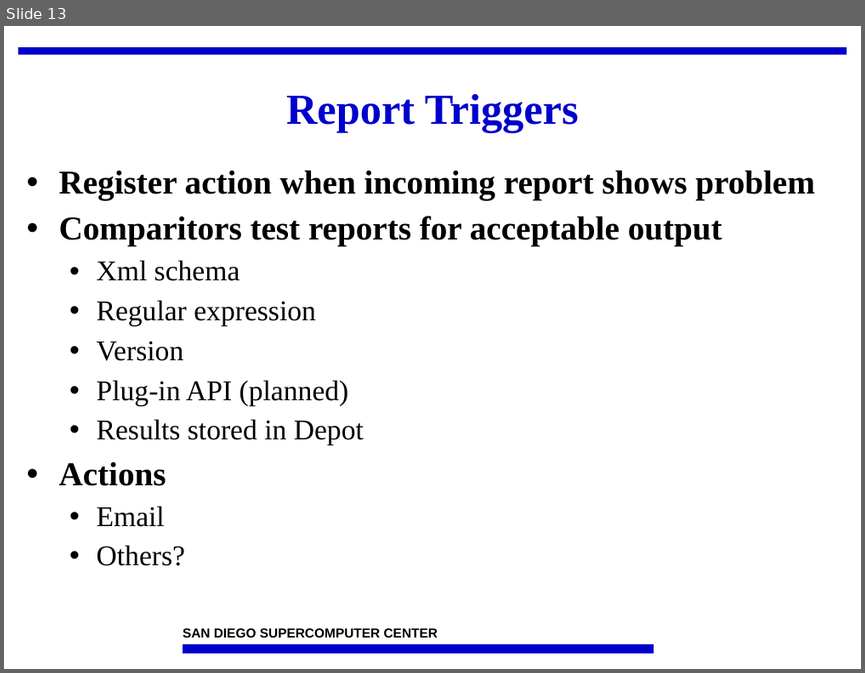
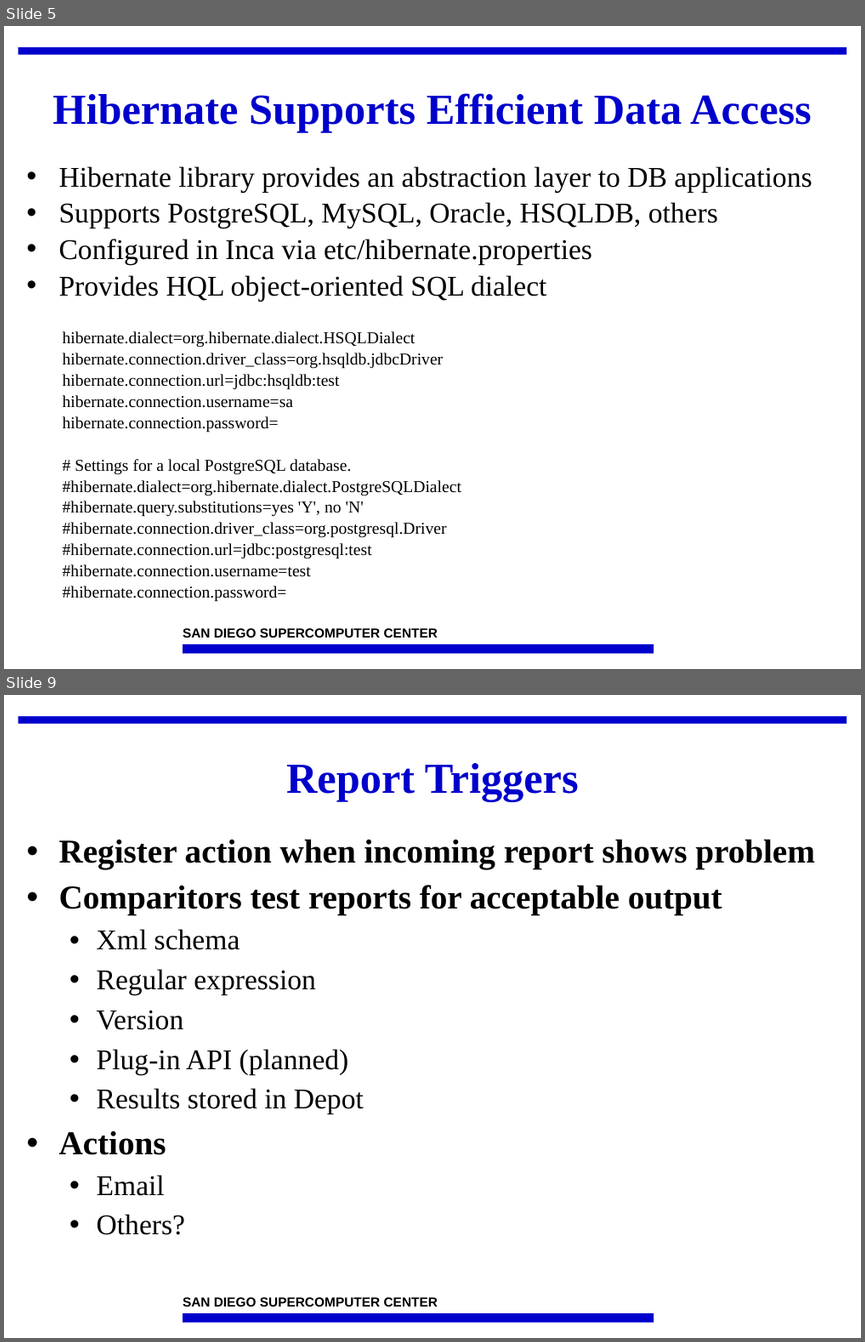
Before and after one commit to IncaProject/inca-xsede, a slide deck: talks/2008workshop/depot.ppt. Shown one above the other, each under a label of ours: slide 13 before the commit, slides 5 and 9 after it; the slides between them are not shown. The pictures are 865x673 and 865x1342 pixels, drawn with LibreOffice and Linux fonts; fonts in the diff are those of the drawing; background and template pictures are left out. Boxes give left, top, right and bottom in pixels: in the first picture for what was removed or moved away, otherwise in the second. Text is boxed around its words. In the diff, an @@ line names an element or a change of style, - is before the commit and + after.

```diff
--- a/talks/2008workshop/depot.ppt
+++ b/talks/2008workshop/depot.ppt
@@ slide 5 added at (4,26,861,669), background #FFFFFF; not listed: 3 template elements that a slide beside it also shows @@
@@ title added at (52,93,812,133), 36 pt, text #0000CC, bold @@
+Hibernate Supports Efficient Data Access
@@ text added at (59,166,812,301), 24 pt, text #000000 @@
+• Hibernate library provides an abstraction layer to DB applications
+• Supports PostgreSQL, MySQL, Oracle, HSQLDB, others
+• Configured in Inca via etc/hibernate.properties
+• Provides HQL object-oriented SQL dialect
@@ text added at (63,331,461,601), 14 pt, text #000000 @@
+hibernate.dialect=org.hibernate.dialect.HSQLDialect
+hibernate.connection.driver_class=org.hsqldb.jdbcDriver
+hibernate.connection.url=jdbc:hsqldb:test
+hibernate.connection.username=sa
+hibernate.connection.password=
+# Settings for a local PostgreSQL database.
+#hibernate.dialect=org.hibernate.dialect.PostgreSQLDialect
+#hibernate.query.substitutions=yes 'Y', no 'N'
+#hibernate.connection.driver_class=org.postgresql.Driver
+#hibernate.connection.url=jdbc:postgresql:test
+#hibernate.connection.username=test
+#hibernate.connection.password=
@@ what was slide 13 is now slide 9 @@
```
Also in this commit, not shown: 2 slides changed, 6 other slides added, 10 slides removed.
